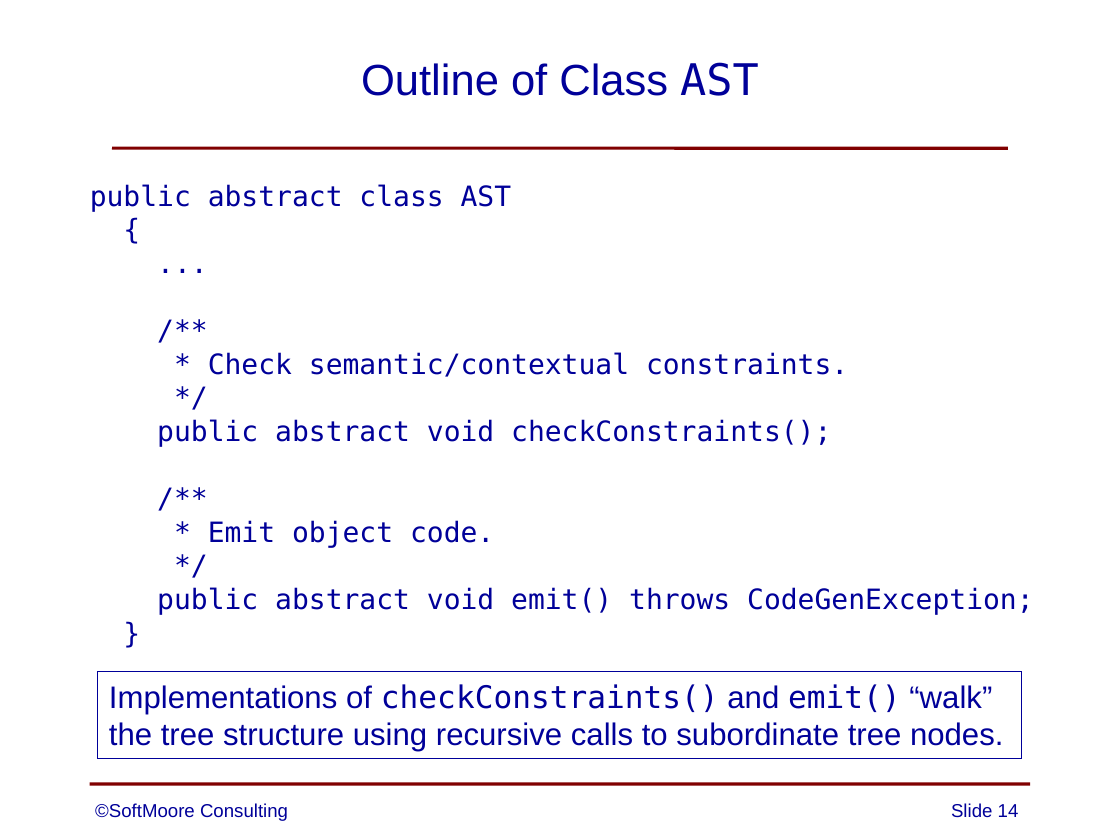
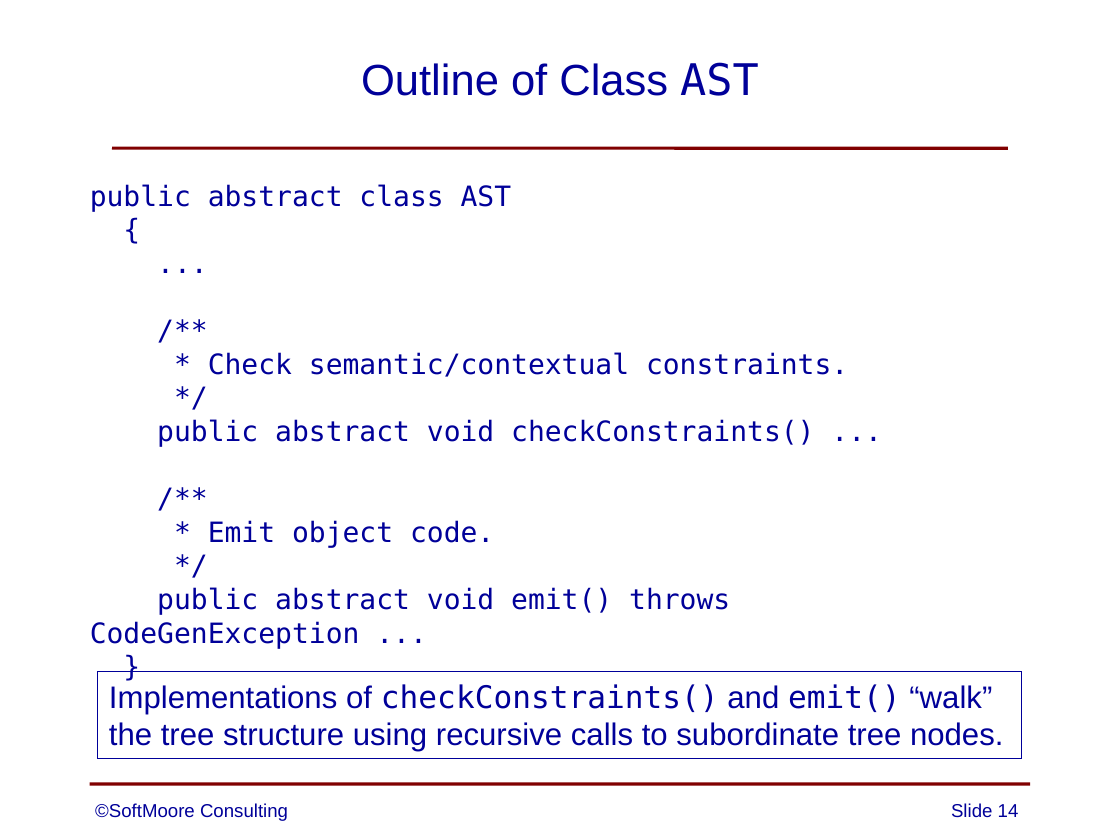
Before and after one commit to SoftMoore/CPRL-Java-4th, a slide deck: slide 14 of PowerPoints/08 - Abstract Syntax Trees.pptx. Drawn at 1120x840 pixels with LibreOffice and Linux fonts; fonts in the diff are those of the drawing. Boxes give left, top, right and bottom in pixels: in the first picture for what was removed or moved away, otherwise in the second. Text is boxed around its words. In the diff, an @@ line names an element or a change of style, - is before the commit and + after.

```diff
--- a/PowerPoints/08 - Abstract Syntax Trees.pptx
+++ b/PowerPoints/08 - Abstract Syntax Trees.pptx
@@ text at (x1=157, y1=419, x2=814, y2=447): text changed @@
-public abstract void checkConstraints();
+public abstract void checkConstraints() ...
@@ text at (x1=90, y1=587, x2=730, y2=649): text changed @@
-public abstract void emit() throws CodeGenException;
+public abstract void emit() throws CodeGenException ...
```
Also in this commit, not shown: 6 other slides changed.
